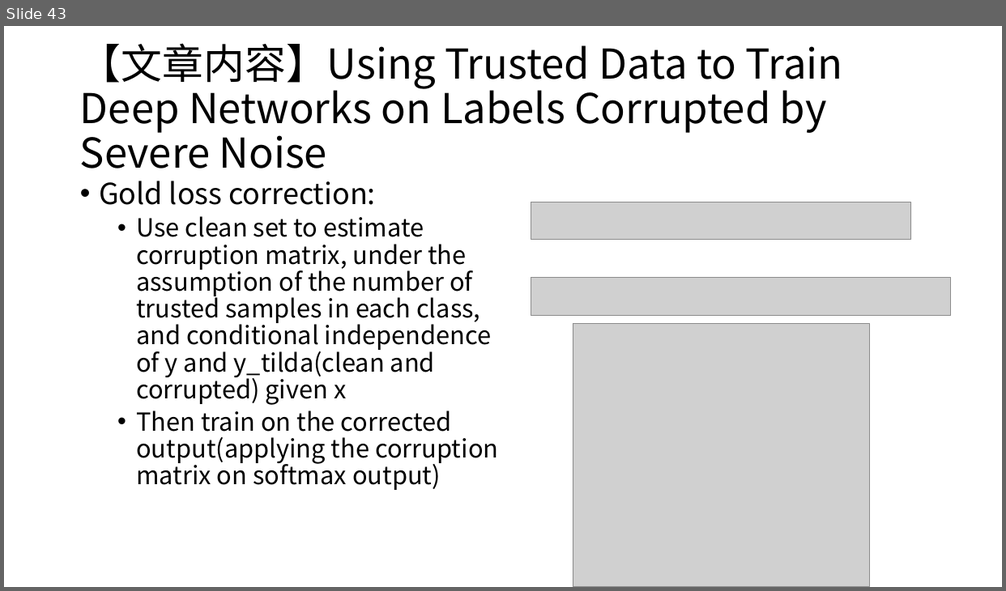
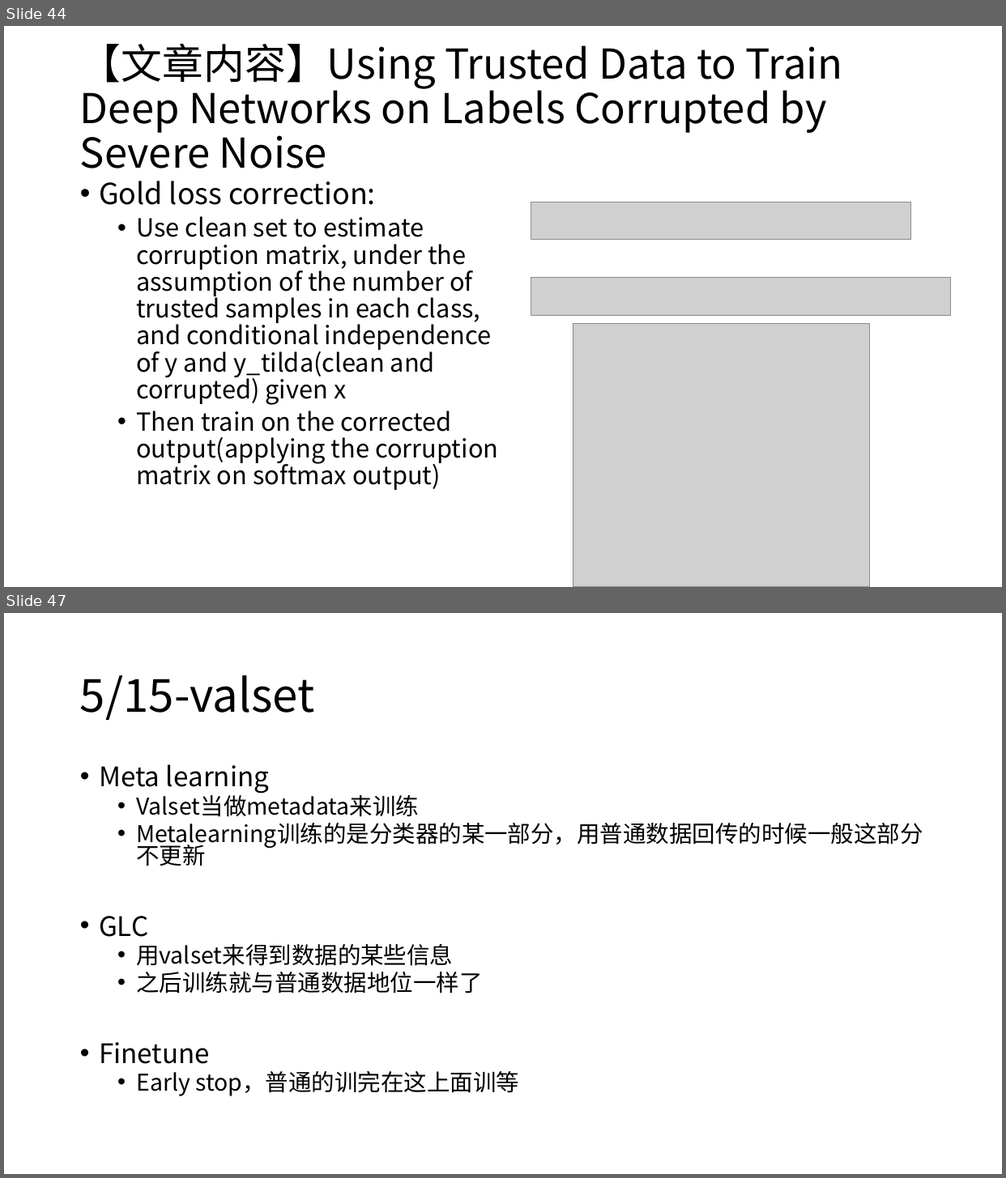
Before and after one commit to Adamli12/Uncertainty-quantification, a slide deck: all_thoughts.pptx. Shown one above the other, each under a label of ours: slide 43 before the commit, slides 44 and 47 after it; the slides between them are not shown. The pictures are 1006x591 and 1006x1178 pixels, drawn with LibreOffice and Linux fonts; fonts in the diff are those of the drawing; grey boxes stand for pictures. Boxes give left, top, right and bottom in pixels: in the first picture for what was removed or moved away, otherwise in the second. Text is boxed around its words. In the diff, an @@ line names an element or a change of style, - is before the commit and + after.

```diff
--- a/all_thoughts.pptx
+++ b/all_thoughts.pptx
@@ slide 47 added at (4,613,1002,1174), background #FFFFFF @@
@@ title added at (80,675,315,720), 44 pt, text #000000 @@
+5/15-valset
@@ text added at (99,764,923,1097), 22.2 pt, text #000000 @@
+• Meta learning
+  • Valset当做metadata来训练
+  • Metalearning训练的是分类器的某一部分，用普通数据回传的时候一般这部分不更新
+• GLC
+  • 用valset来得到数据的某些信息
+  • 之后训练就与普通数据地位一样了
+• Finetune
+  • Early stop，普通的训完在这上面训等
@@ what was slide 43 is now slide 44 @@
```
Also in this commit, not shown: 5 other slides added, 6 other files.
